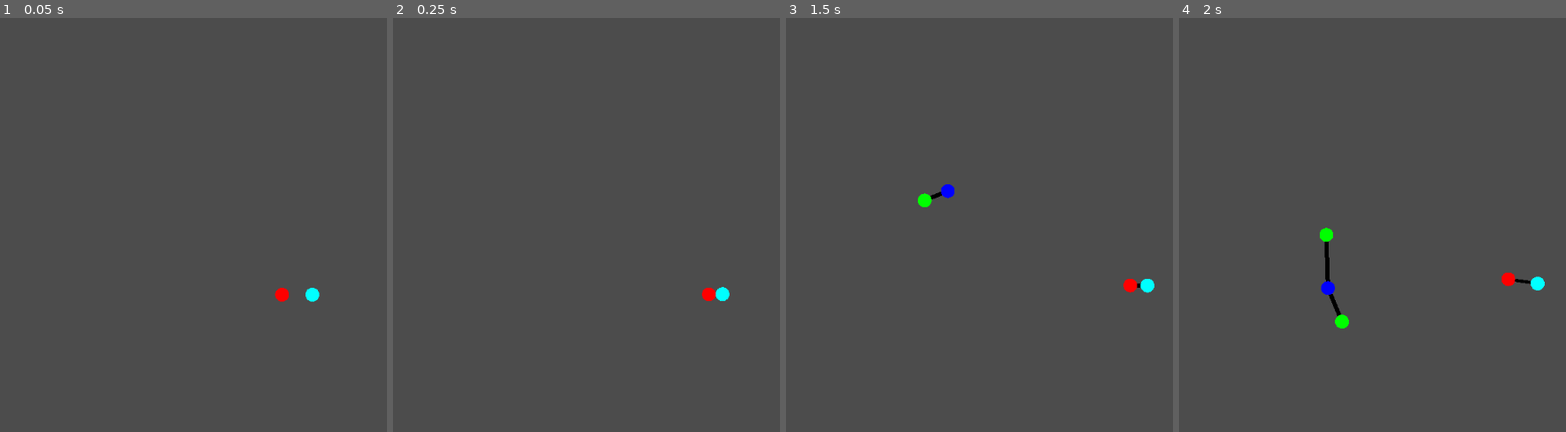
Above: before the commit, frames 1-4 (left to right).
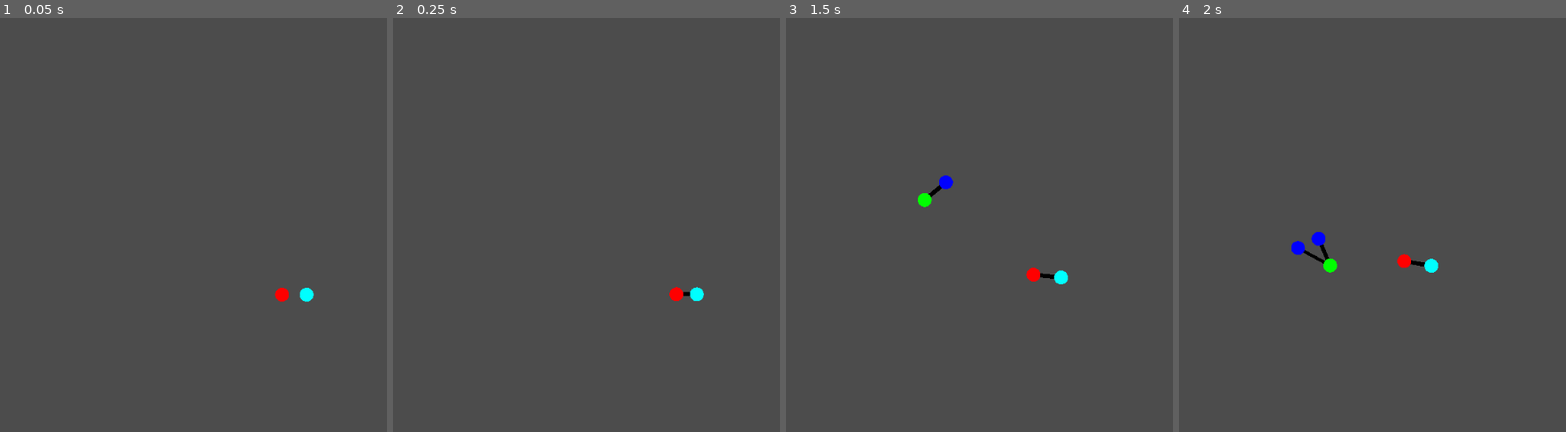
Above: after the commit, the same moments.

Repository: payload/naubino-godot
Game: Godot game, scene res://Game.tscn
Same seed, same stepped clock (60 frames per second), same inputs: the game is played once before the commit and once after it.
Inputs (mouse positions are in pixels of both pictures, inside the frame that each line leads up to):
- Up to frame 1 (0.05 s): no input
- Up to frame 2 (0.25 s): no input
- Up to frame 3 (1.5 s): move the mouse to (1126, 291) at 0.52 s; tap Space (spawn_random) at 0.6 s; click (1126, 291) at 0.67 s; move the mouse to (1149, 287) at 1.27 s; click (1149, 287) at 1.35 s
- Up to frame 4 (2 s): tap Space (spawn_random) at 1.55 s

The runs differ from the first frame. In frame 1, 0.1% of the frame differs, in the area x 77-83%, y 65-69%; in frame 2, 0.4%; in frame 3, 0.7%; in frame 4, 1.2%, in the area x 29-95%, y 50-75%.

Commit message:
fix springs and some exit/free

Diff:
--- a/Autopilot.gd
+++ b/Autopilot.gd
@@ -1,4 +1,7 @@
 extends Node
+
+
+export(bool) var enabled = true
 
 
 var active_naub: Naub = null
@@ -6,6 +9,7 @@
 
 
 func _physics_process(delta):
+	if not enabled: return
 	if not active_naub or not target_naub:
 		var naubs = get_tree().get_nodes_in_group("Naub")
 		if len(naubs) < 2: return
@@ -27,4 +31,4 @@
 
 
 func is_good_target(naub: Naub):
-	return  naub.linked_naubs.empty() or (active_naub.modulate == naub.modulate and not Global.are_neighbors(active_naub, naub))
+	return is_instance_valid(naub) and naub.linked_naubs.empty() or (active_naub.modulate == naub.modulate and not Global.are_neighbors(active_naub, naub))
--- a/Game.gd
+++ b/Game.gd
@@ -7,9 +7,10 @@
 		var naub1: Naub = NaubScene.instance()
 		var naub2: Naub = NaubScene.instance()
 
+		var radius_sum = naub1.radius + naub2.radius
 		var r = get_viewport_rect().size.x * 0.2
 		var pos = Vector2(r * sqrt(randf()), 0).rotated(TAU * randf())
-		var off = Vector2(20, 0).rotated(TAU * randf())
+		var off = Vector2(radius_sum, 0).rotated(TAU * randf())
 		naub1.global_position = pos + off
 		naub2.global_position = pos - off
 
--- a/Game.tscn
+++ b/Game.tscn
@@ -1,14 +1,15 @@
-[gd_scene load_steps=6 format=2]
+[gd_scene load_steps=7 format=2]
 
 [ext_resource path="res://Naub.tscn" type="PackedScene" id=1]
 [ext_resource path="res://Game.gd" type="Script" id=2]
 [ext_resource path="res://Autopilot.gd" type="Script" id=3]
+[ext_resource path="res://NaubinoRules.gd" type="Script" id=4]
 
 [sub_resource type="RectangleShape2D" id=1]
 extents = Vector2( 1000, 1000 )
 
 [sub_resource type="CircleShape2D" id=2]
-radius = 50.0
+radius = 100.0
 
 [node name="Node2D" type="Node2D"]
 script = ExtResource( 2 )
@@ -48,3 +49,12 @@
 
 [node name="Autopilot" type="Node" parent="."]
 script = ExtResource( 3 )
+
+[node name="Autopilot2" type="Node" parent="."]
+script = ExtResource( 3 )
+
+[node name="Autopilot3" type="Node" parent="."]
+script = ExtResource( 3 )
+
+[node name="NaubinoRules" type="Node" parent="."]
+script = ExtResource( 4 )
--- a/Global.gd
+++ b/Global.gd
@@ -3,45 +3,6 @@
 
 signal naub_naub_contact(active_naub, other_naub)
 signal naub_enter_tree(naub)
-
-var NaubLinkScene = preload("res://NaubLink.tscn")
-
-
-func _ready():
-	connect("naub_naub_contact", self, "on_naub_naub_contact")
-
-
-func on_naub_naub_contact(active_naub: Naub, other_naub: Naub):
-	if active_naub.no_links() or other_naub.no_links():
-		link_two_naubs_together(active_naub, other_naub)
-	elif active_naub.modulate == other_naub.modulate and not are_neighbors(active_naub, other_naub):
-		merge_two_naubs_to_one(active_naub, other_naub)
-		find_and_pop_some_cycle(active_naub, other_naub)
-
-
-func link_two_naubs_together(active_naub: Naub, other_naub: Naub):
-	active_naub.linked_naubs.append(other_naub)
-	other_naub.linked_naubs.append(active_naub)
-	var link: NaubLink = NaubLinkScene.instance()
-	link.attach_to_naubs(active_naub, other_naub)
-
-
-func merge_two_naubs_to_one(active_naub: Naub, other_naub: Naub):
-	for naub in other_naub.linked_naubs:
-		link_two_naubs_together(active_naub, naub)
-	other_naub.free()
-
-
-func find_and_pop_some_cycle(active_naub: Naub, other_naub: Naub):
-	var cycle = find_cycle(active_naub, other_naub)
-	if cycle:
-		for c in cycle:
-			# colors for debugging, when you see red, something is wrong
-			if c.modulate == Color.green:
-				c.modulate = Color.red
-			else:
-				c.modulate = Color.green
-			c.pop_away()
 
 
 func are_neighbors(naub_a, naub_b):
@@ -51,24 +12,9 @@
 	return false
 
 
-func find_cycle(a: Naub, b: Naub):
-	var parents = { a: null }
-	var unexplored = [ a ]
-	while not unexplored.empty():
-		var c = unexplored.pop_back()
-		var p = parents[c]
-		var nexts = c.linked_naubs.duplicate()
-		nexts.invert()
-		for x in nexts:
-			if x == p: continue
-			if parents.has(x):
-				# found a cycle, now fill an array with the nodes backwards the parent-reference
-				var cycle = []
-				cycle.append(x)
-				while c:
-					cycle.append(c)
-					c = parents[c]
-				return cycle
-			parents[x] = c
-			unexplored.append(x)
-	return null
+var NaubLinkScene = preload("res://NaubLink.tscn")
+func link_two_naubs_together(active_naub: Naub, other_naub: Naub):
+	active_naub.linked_naubs.append(other_naub)
+	other_naub.linked_naubs.append(active_naub)
+	var link: NaubLink = NaubLinkScene.instance()
+	link.attach_to_naubs(active_naub, other_naub)
--- a/Naub.gd
+++ b/Naub.gd
@@ -5,7 +5,9 @@
 var active = false
 var follow_mouse = false
 var mouse_hovering = false
-export(Array) var linked_naubs
+export(Array) var linked_naubs: Array
+export(Array) var links: Array
+var radius = 10
 
 
 func set_active(active = true):
@@ -27,12 +29,22 @@
 	tween.connect("tween_all_completed", self, "free")
 
 
+func merge_with_and_free_self(active_naub: Naub):
+	for naub in linked_naubs:
+		Global.link_two_naubs_together(active_naub, naub)
+	for link in links:
+		link.free()
+	queue_free()
+
+
 func no_links():
 	return linked_naubs.empty()
 
 
 func _ready():
 	linked_naubs = []
+	links = []
+	$CollisionShape2D.shape.radius = radius
 
 
 func _unhandled_input(event):
@@ -55,10 +67,12 @@
 
 
 func _exit_tree():
-	for naub in linked_naubs:
-		if is_instance_valid(naub):
-			var index = naub.linked_naubs.find(self)
-			naub.linked_naubs.remove(index)
+	print_debug("exit ", self)
+	linked_naubs.clear()
+	var links = self.links
+	self.links = []
+	for link in links:
+		link.free()
 
 
 func _on_RigidBody2D_mouse_entered():
--- a/Naub.tscn
+++ b/Naub.tscn
@@ -8,7 +8,7 @@
 radius = 10.0
 height = 20.0
 
-[node name="RigidBody2D" type="RigidBody2D" groups=["Naub"]]
+[node name="Naub" type="RigidBody2D" groups=["Naub"]]
 position = Vector2( 155, 101 )
 input_pickable = true
 contacts_reported = 1
--- a/NaubLink.gd
+++ b/NaubLink.gd
@@ -1,32 +1,45 @@
 class_name NaubLink
-extends Node2D
+extends DampedSpringJoint2D
 
 export(float) var line_width = 6
 
-var node_a: Naub = null
-var node_b: Naub = null
-onready var line = $Line2D
-onready var spring = $DampedSpringJoint2D
-var factor = 0
+onready var line = $black
+var wanted_distance = 0
 
 func attach_to_naubs(active_naub: Naub, other_naub: Naub):
-	var spring = $DampedSpringJoint2D
-	remove_child(spring)
-	var d = active_naub.global_position.distance_to(other_naub.global_position)
-	factor = d
-	spring.length = d
-	spring.rest_length = d
-	spring.node_a = active_naub.get_path()
-	spring.node_b = other_naub.get_path()
-	active_naub.add_child(self)
-	add_child(spring)
-	node_a = active_naub
-	node_b = other_naub
+	var radius_sum = active_naub.radius + other_naub.radius
+	var pos_a = active_naub.global_position
+	var pos_b = other_naub.global_position
+	var distance = pos_a.distance_to(pos_b)
+	wanted_distance = radius_sum * 2
+	length = distance
+	active_naub.get_parent().add_child(self)
+	active_naub.links.append(self)
+	other_naub.links.append(self)
+	global_position = active_naub.global_position
+	rotation = pos_a.angle_to_point(pos_b) + 0.25 * TAU
+	node_a = active_naub.get_path()
+	node_b = other_naub.get_path()
 
 func _process(delta):
-	if not is_instance_valid(node_b): return queue_free()
-	var end = to_local(node_b.global_position)
-	line.set_point_position(1, end)
-	if $DampedSpringJoint2D:
-		var d = clamp(factor * 2 / end.length(), 0.5, 1)
-		line.width = line_width * d
+	var a = get_node(node_a) as Naub
+	var b = get_node(node_b) as Naub
+	if not is_instance_valid(a) or not is_instance_valid(b):
+		return queue_free()
+	var distance = a.global_position.distance_to(b.global_position)
+	line.set_point_position(0, to_local(a.global_position))
+	line.set_point_position(1, to_local(b.global_position))
+	var d = clamp(wanted_distance / distance, 0.5, 1)
+	line.width = line_width * d * min(a.scale.x, b.scale.x)
+
+func _exit_tree():
+	var a = get_node(node_a)
+	var b = get_node(node_b)
+	if is_instance_valid(a) and a is Naub:
+		a = a as Naub
+		a.links.erase(self)
+		a.linked_naubs.erase(b)
+	if is_instance_valid(b) and b is Naub:
+		b = b as Naub
+		b.links.erase(self)
+		b.linked_naubs.erase(a)
--- a/NaubLink.tscn
+++ b/NaubLink.tscn
@@ -2,18 +2,21 @@
 
 [ext_resource path="res://NaubLink.gd" type="Script" id=1]
 
-[node name="Node2D" type="Node2D"]
-z_index = -5
-script = ExtResource( 1 )
-
-[node name="DampedSpringJoint2D" type="DampedSpringJoint2D" parent="."]
-bias = 0.9
+[node name="Link" type="DampedSpringJoint2D"]
 disable_collision = false
 length = 40.0
 rest_length = 40.0
-stiffness = 64.0
-damping = 0.16
+stiffness = 30.0
+script = ExtResource( 1 )
 
-[node name="Line2D" type="Line2D" parent="."]
-points = PoolVector2Array( 0, 0, 10, 0 )
+[node name="black" type="Line2D" parent="."]
+z_index = -2
+z_as_relative = false
+points = PoolVector2Array( 0, 0, 0, 40 )
 default_color = Color( 0, 0, 0, 1 )
+
+[node name="red" type="Line2D" parent="."]
+visible = false
+points = PoolVector2Array( 0, 0, 0, 40 )
+width = 1.0
+default_color = Color( 1, 0, 0, 1 )
--- /dev/null
+++ b/NaubinoRules.gd
@@ -0,0 +1,55 @@
+extends Node
+
+
+
+
+
+func _ready():
+	Global.connect("naub_naub_contact", self, "on_naub_naub_contact")
+
+
+func on_naub_naub_contact(active_naub: Naub, other_naub: Naub):
+	if not is_instance_valid(active_naub) or not is_instance_valid(other_naub):
+		return
+	if active_naub.no_links() or other_naub.no_links():
+		Global.link_two_naubs_together(active_naub, other_naub)
+	elif active_naub.modulate == other_naub.modulate and not Global.are_neighbors(active_naub, other_naub):
+		other_naub.merge_with_and_free_self(active_naub)
+		find_and_pop_some_cycle(active_naub, other_naub)
+
+
+func find_and_pop_some_cycle(active_naub: Naub, other_naub: Naub):
+	var cycle = find_cycle(active_naub, other_naub)
+	if cycle:
+		for c in cycle:
+			# colors for debugging, when you see red, something is wrong
+			if c.modulate == Color.green:
+				c.modulate = Color.red
+			else:
+				c.modulate = Color.green
+			c.pop_away()
+
+
+func find_cycle(a: Naub, b: Naub):
+	var parents = { a: null }
+	var unexplored = [ a ]
+	while not unexplored.empty():
+		var c = unexplored.pop_back()
+		if not is_instance_valid(c):
+			continue
+		var p = parents[c]
+		var nexts = c.linked_naubs.duplicate()
+		nexts.invert()
+		for x in nexts:
+			if x == p: continue
+			if parents.has(x):
+				# found a cycle, now fill an array with the nodes backwards the parent-reference
+				var cycle = []
+				cycle.append(x)
+				while c:
+					cycle.append(c)
+					c = parents[c]
+				return cycle
+			parents[x] = c
+			unexplored.append(x)
+	return null
--- a/project.godot
+++ b/project.godot
@@ -14,7 +14,7 @@
 "language": "GDScript",
 "path": "res://Naub.gd"
 }, {
-"base": "Node2D",
+"base": "DampedSpringJoint2D",
 "class": "NaubLink",
 "language": "GDScript",
 "path": "res://NaubLink.gd"
